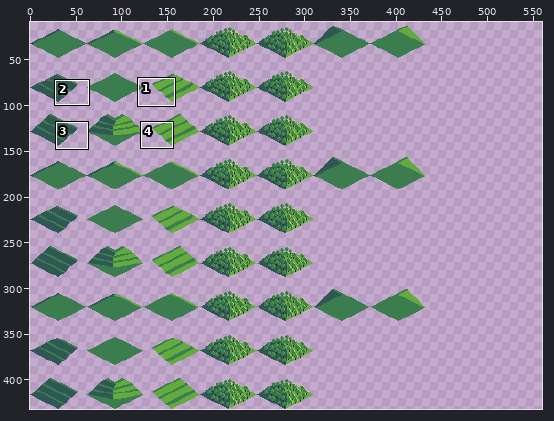
Sprite sheet: CityMap.png. Above: a wide view before the commit, with the close-up outlined.
Close-up. Before the edit:
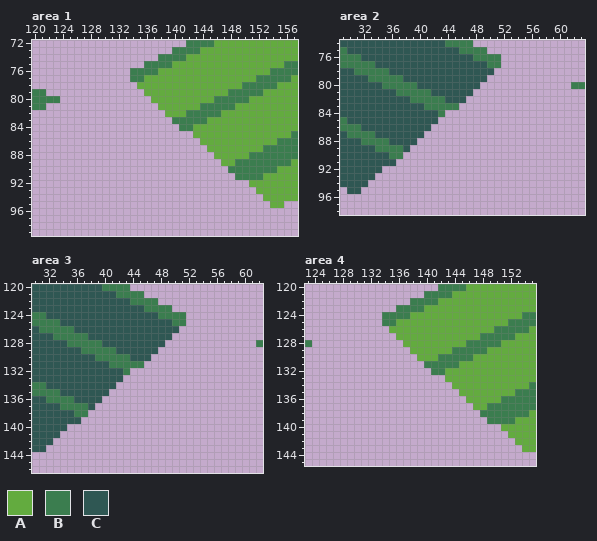
The file is 560x432 pixels. Shown: area 1: x 120..157, y 72..99; area 2: x 29..63, y 74..98; area 3: x 30..62, y 120..146; area 4: x 123..155, y 120..145. The wide view leaves out empty margins. The commit also changed other parts of the picture, which this record leaves out.
Palette (. is transparent): A #63ab3f  B #3b7d4f  C #2f5753
Pixels before, area 1, first column x 120:
72 ......................BBBBAAAAAAAAAAAA
73 ....................BBBBAAAAAAAAAAAAAA
74 ..................BBBBAAAAAAAAAAAAAAAA
75 ................BBBBAAAAAAAAAAAAAAAABB
76 ..............BBBBAAAAAAAAAAAAAAAABBBB
77 ..............BBAAAAAAAAAAAAAAAABBBBBA
78 ...............AAAAAAAAAAAAAAABBBBBAAA
79 BB..............AAAAAAAAAAAABBBBBAAAAA
80 BBBB.............AAAAAAAAABBBBBAAAAAAA
81 BB................AAAAAABBBBBAAAAAAAAA
82 ...................AAABBBBBAAAAAAAAAAA
83 ....................BBBBBAAAAAAAAAAAAA
84 .....................BBAAAAAAAAAAAAAAA
85 .......................AAAAAAAAAAAAAAB
86 ........................AAAAAAAAAAABBB
87 .........................AAAAAAAABBBBB
88 ..........................AAAAABBBBBBB
89 ...........................AABBBBBBBBA
90 ............................BBBBBBBAAA
91 .............................BBBBAAAAA
92 ...............................AAAAAAA
93 ................................AAAAAA
94 .................................AAAAA
95 ..................................AA..
Pixels before, area 2, first column x 29:
74 CCCCCCCCCCCCCCCBBBB................
75 BCCCCCCCCCCCCCCCCBBBB..............
76 BBBCCCCCCCCCCCCCCCCBBBB............
77 BBBBBCCCCCCCCCCCCCCCCBB............
78 CCBBBBBCCCCCCCCCCCCCCC.............
79 CCCCBBBBBCCCCCCCCCCCC..............
80 CCCCCCBBBBBCCCCCCCCC.............BB
81 CCCCCCCCBBBBBCCCCCC................
82 CCCCCCCCCCBBBBBCCC.................
83 CCCCCCCCCCCCBBBBB..................
84 CCCCCCCCCCCCCCB....................
85 BCCCCCCCCCCCCC.....................
86 BBBCCCCCCCCCC......................
87 CBBBBCCCCCCC.......................
88 CCCBBBBCCCC........................
89 CCCCCBBBBC.........................
90 CCCCCCCBB..........................
91 CCCCCCCC...........................
92 CCCCCC.............................
93 CCCCC..............................
94 CCCC...............................
95 .CC................................
Pixels before, area 3, first column x 30:
120 CCCCCCCCCCBBBB...................
121 CCCCCCCCCCCCBBBB.................
122 CCCCCCCCCCCCCCBBBB...............
123 CCCCCCCCCCCCCCCCBBBB.............
124 BBCCCCCCCCCCCCCCCCBBBB...........
125 BBBBCCCCCCCCCCCCCCCCBB...........
126 CBBBBBCCCCCCCCCCCCCCC............
127 CCCBBBBBCCCCCCCCCCCC.............
128 CCCCCBBBBBCCCCCCCCC.............B
129 CCCCCCCBBBBBCCCCCC...............
130 CCCCCCCCCBBBBBCCC................
131 CCCCCCCCCCCBBBBB.................
132 CCCCCCCCCCCCCB...................
133 CCCCCCCCCCCCC....................
134 BBCCCCCCCCCC.....................
135 BBBBCCCCCCC......................
136 CCBBBBCCCC.......................
137 CCCCBBBBC........................
138 CCCCCCBB.........................
139 CCCCCCC..........................
140 CCCCC............................
141 CCCC.............................
142 CCC..............................
143 CC...............................
Pixels before, area 4, first column x 123:
120 ...................BBBBAAAAAAAAAA
121 .................BBBBAAAAAAAAAAAA
122 ...............BBBBAAAAAAAAAAAAAA
123 .............BBBBAAAAAAAAAAAAAAAA
124 ...........BBBBAAAAAAAAAAAAAAAABB
125 ...........BBAAAAAAAAAAAAAAAABBBB
126 ............AAAAAAAAAAAAAAABBBBBA
127 .............AAAAAAAAAAAABBBBBAAA
128 B.............AAAAAAAAABBBBBAAAAA
129 ...............AAAAAABBBBBAAAAAAA
130 ................AAABBBBBAAAAAAAAA
131 .................BBBBBAAAAAAAAAAA
132 ..................BBAAAAAAAAAAAAA
133 ....................AAAAAAAAAAAAA
134 .....................AAAAAAAAAAAB
135 ......................AAAAAAAABBB
136 .......................AAAAABBBBB
137 ........................AABBBBBBB
138 .........................BBBBBBBA
139 ..........................BBBBAAA
140 ............................AAAAA
141 .............................AAAA
142 ..............................AAA
143 ...............................AA
New version:
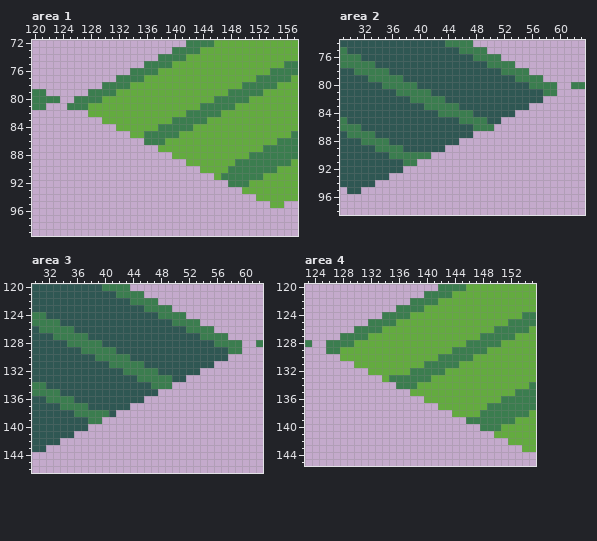
Diff:
Changed rows in their new state; - is an unchanged pixel.
Area 1:
first column x 125:
 77 -------BB-------------------
 78 -----BBBBA------------------
 79 ---BBBBAAAA-----------------
 80 -BBBBAAAAAAA----------------
 81 BBBAAAAAAAAAA---------------
 82 ---AAAAAAAAAAA--------------
 83 -----AAAAAAAAAA-------------
 84 -------AAAAAABBB------------
 85 ---------AABBBBBAA----------
 86 -----------BBBAAAAA---------
 87 -------------AAAAAAA--------
 88 ---------------AAAAAA-------
 89 -----------------AAAAA------
 90 -------------------AAAA-----
 91 ---------------------ABB----
 92 -----------------------BBB--
 93 -------------------------AA-
 94 ---------------------------A
Area 2:
first column x 33:
77 -------------------BB------
78 ------------------CBBBB----
79 -----------------CCCCBBBB--
80 ----------------CCCCCCCBBBB
81 ---------------CCCCCCCCCCBB
82 --------------CCCCCCCCCCC--
83 -------------CCCCCCCCCC----
84 -----------BBBBCCCCCC------
85 ----------CCCBBBBCC--------
86 ---------CCCCCCBBB---------
87 --------CCCCCCC------------
88 -------CCCCCC--------------
89 ------CCCCC----------------
90 -----BBBB------------------
91 ----CBB--------------------
92 --CCC----------------------
93 -CC------------------------
94 C--------------------------
Area 3:
first column x 33:
125 -------------------BB------
126 ------------------CBBBB----
127 -----------------CCCCBBBB--
128 ----------------CCCCCCCBBBB
129 ---------------CCCCCCCCCCBB
130 --------------CCCCCCCCCCC--
131 -------------CCCCCCCCCC----
132 -----------BBBBCCCCCC------
133 ----------CCBBBBBCC--------
134 ---------CCCCCBBB----------
135 --------CCCCCCC------------
136 -------CCCCCC--------------
137 ------CCCCC----------------
138 -----BBBC------------------
139 ----CBB--------------------
140 --CCC----------------------
141 -CC------------------------
142 C--------------------------
Area 4:
first column x 126:
125 ------BB-------------------
126 ----BBBBA------------------
127 --BBBBAAAA-----------------
128 BBBBAAAAAAA----------------
129 BBAAAAAAAAAA---------------
130 --AAAAAAAAAAA--------------
131 ----AAAAAAAAAA-------------
132 ------AAAAAABBB------------
133 --------ABBBBBBAA----------
134 ----------BBBAAAAA---------
135 ------------AAAAAAA--------
136 --------------AAAAAA-------
137 ----------------AAAAA------
138 ------------------AAAA-----
139 --------------------BBB----
140 ----------------------BBB--
141 ------------------------AA-
142 --------------------------A
Where, in picture pixels (left, top, right, bottom), the same in both close-ups:
added: (67, 75, 263, 201)
added: (368, 61, 557, 187)
added: (53, 319, 242, 445)
added: (326, 319, 515, 445)
